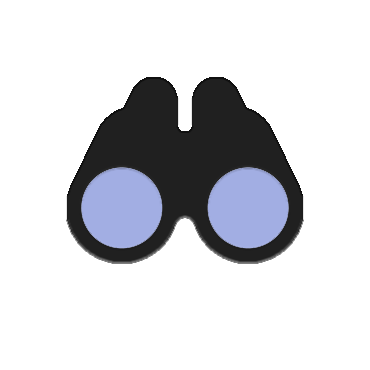
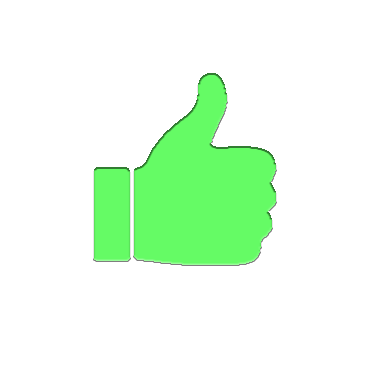
Comparing the layer stacks of the two 370 x 370 images. Changes:
hid "Layer 13" over [67, 77, 303, 263]
showed "Layer 11", painted on it over [94, 73, 276, 265]
